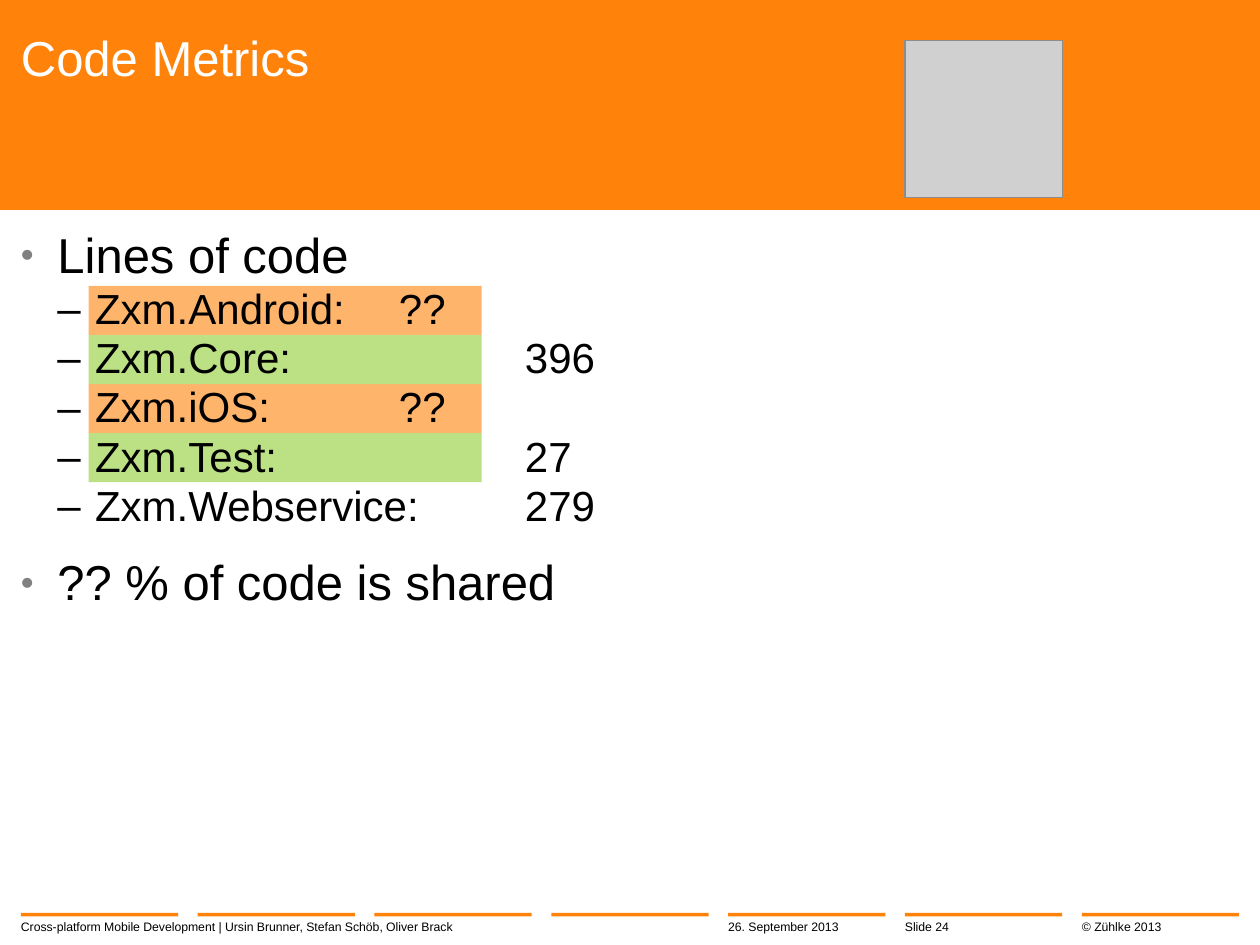
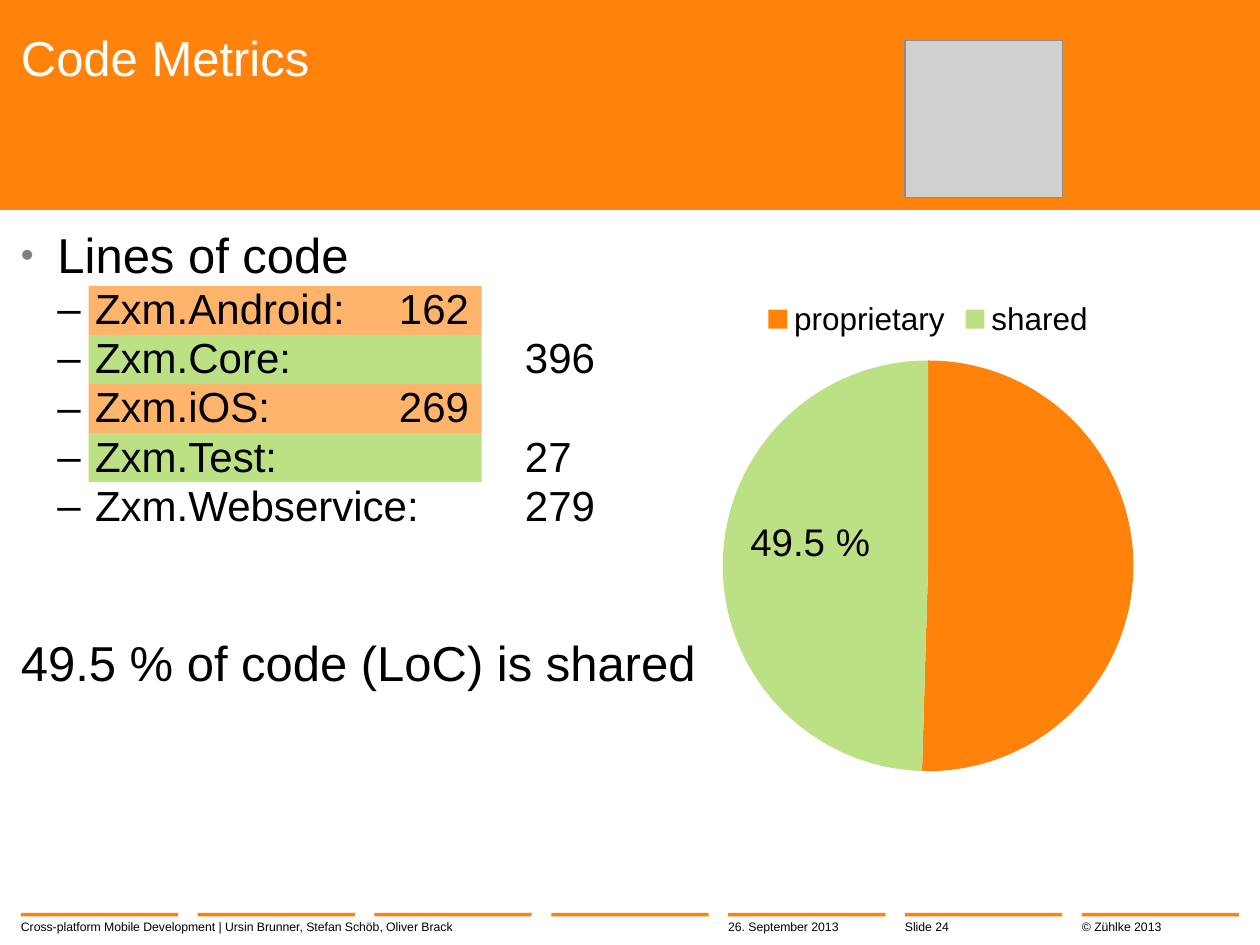
Before and after one commit to brunnurs/zxm, a slide deck: slide 24 of docs/13-09-26 Cross-platform mobile development with C#.pptx. Drawn at 1260x945 pixels with LibreOffice and Linux fonts; fonts in the diff are those of the drawing; grey boxes stand for pictures; background and template pictures are left out. Boxes give left, top, right and bottom in pixels: in the first picture for what was removed or moved away, otherwise in the second. Text is boxed around its words. In the diff, an @@ line names an element or a change of style, - is before the commit and + after.

```diff
--- a/docs/13-09-26 Cross-platform mobile development with C#.pptx
+++ b/docs/13-09-26 Cross-platform mobile development with C#.pptx
@@ text at box(95, 293, 469, 325): text changed @@
-    – Zxm.Android: ??
+    – Zxm.Android: 162
@@ pie chart added at box(627, 286, 1230, 789) @@
+categories: proprietary, shared
+Series 1: 50, 50
+Series 2: 50, 50
@@ text at box(95, 391, 469, 423): text changed @@
-    – Zxm.iOS: ??
+    – Zxm.iOS: 269
@@ text added at box(750, 529, 825, 557), 22 pt, text #000000 @@
+49.5 %
@@ text at box(21, 645, 696, 691): text changed @@
-  • ?? % of code is shared
+49.5 % of code (LoC) is shared
```
Also in this commit, not shown: 10 other slides changed.
